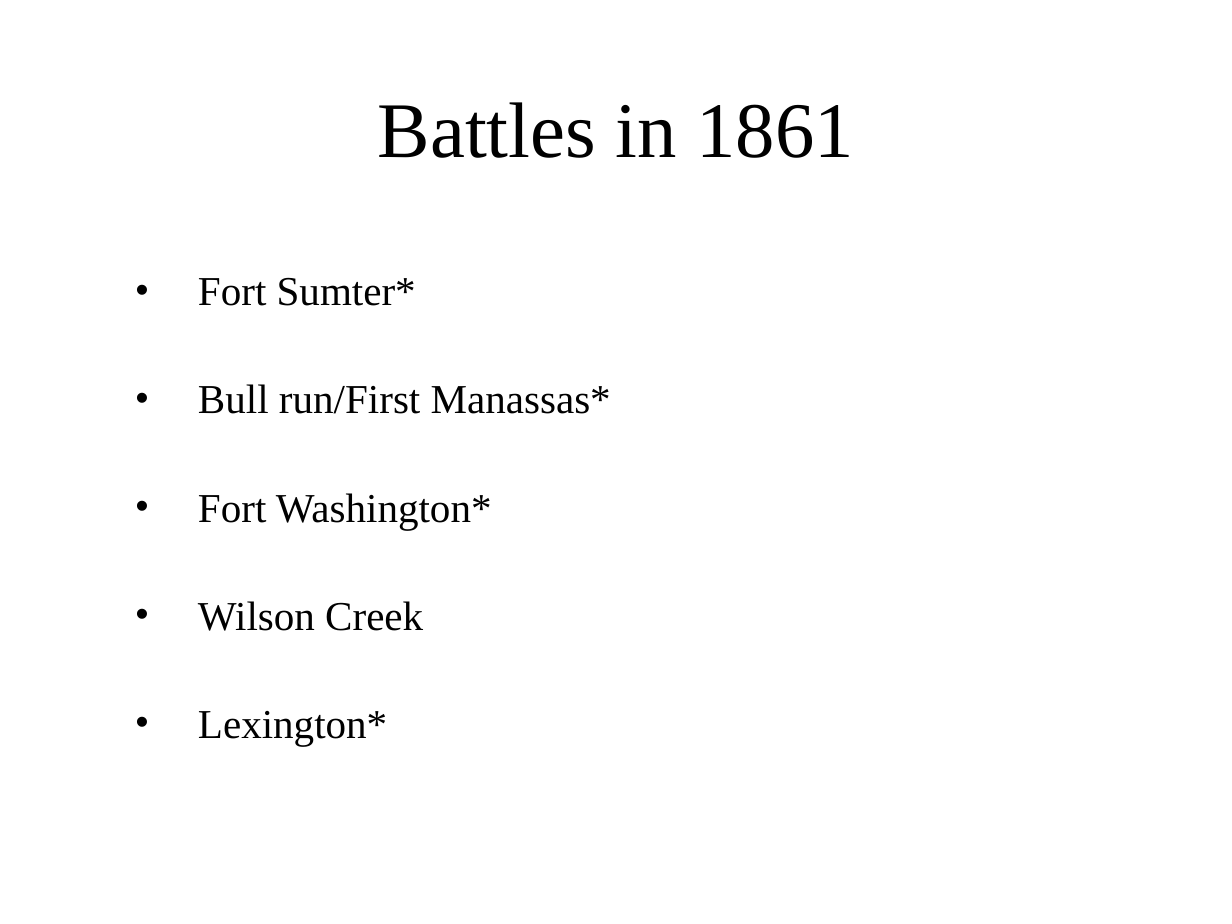
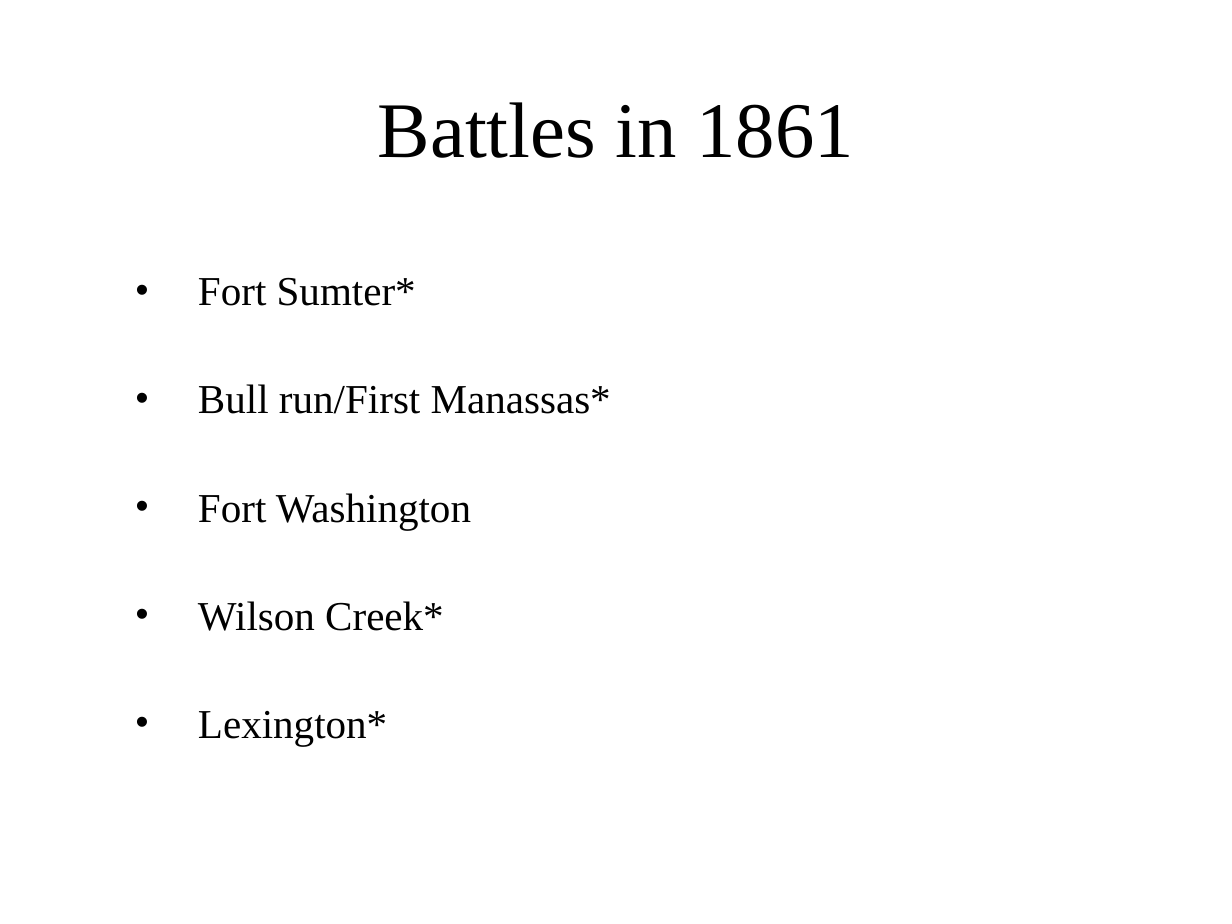
Before and after one commit to ngb3748/SS-Archive-proj, a slide deck: slide 2 of Archive project.pptx. Drawn at 1232x924 pixels with LibreOffice and Linux fonts; fonts in the diff are those of the drawing; background and template pictures are left out. Boxes give left, top, right and bottom in pixels: in the first picture for what was removed or moved away, otherwise in the second. Text is boxed around its words. In the diff, an @@ line names an element or a change of style, - is before the commit and + after.

```diff
--- a/Archive project.pptx
+++ b/Archive project.pptx
@@ text at [198, 493, 471, 631]: text changed @@
-• Fort Washington*
-• Wilson Creek
+• Fort Washington
+• Wilson Creek*
```
Also in this commit, not shown: 7 other slides changed, 5 slides added, 1 slide removed.
